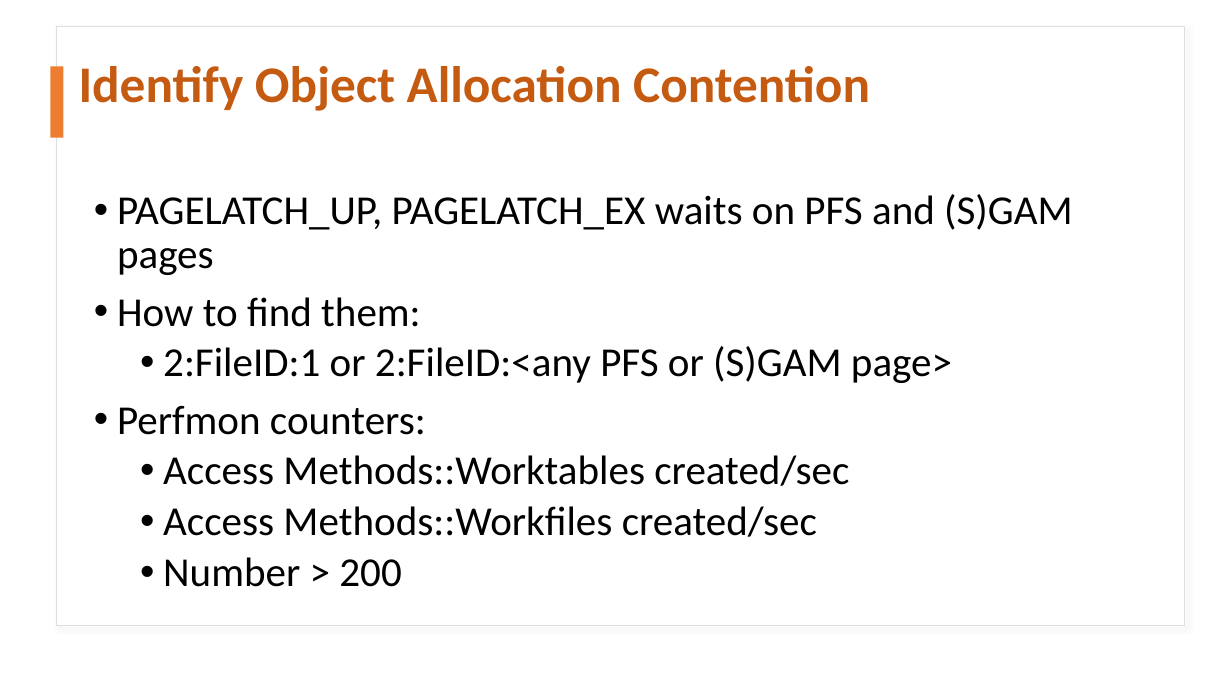
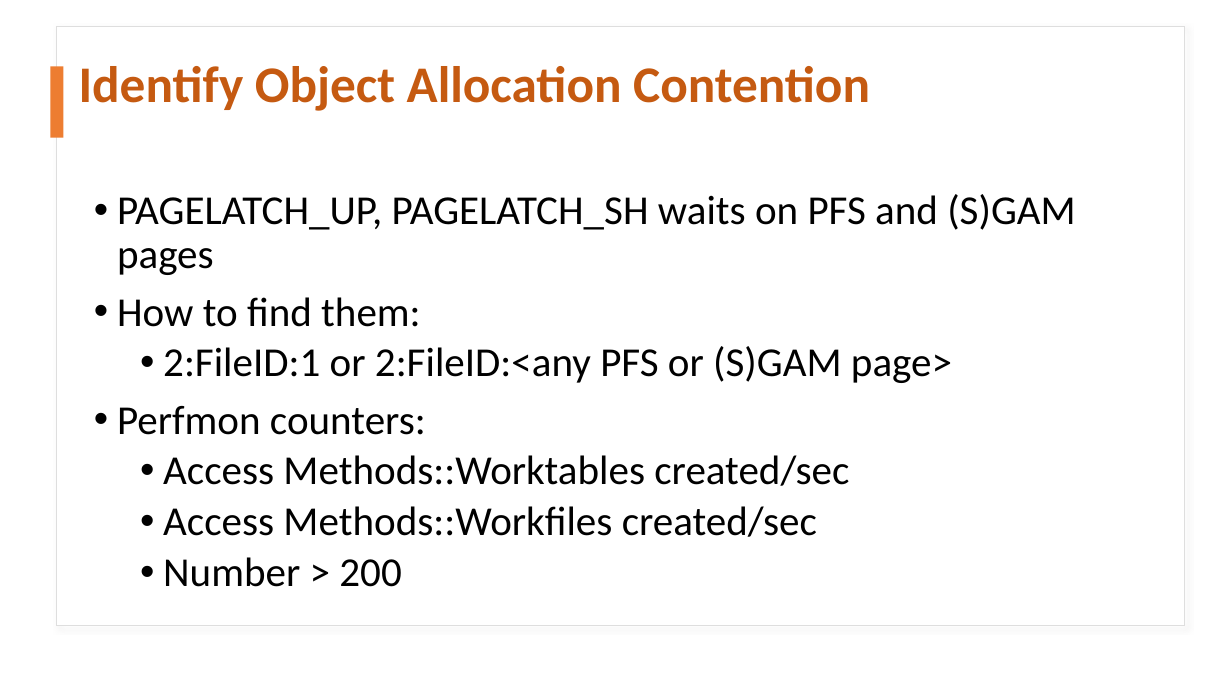
Before and after one commit to haripriyasb/tempdb, a slide deck: slide 16 of TEMPDB CONTENTION.pptx. Drawn at 1232x693 pixels with LibreOffice and Linux fonts; fonts in the diff are those of the drawing. Boxes give left, top, right and bottom in pixels: in the first picture for what was removed or moved away, otherwise in the second. Text is boxed around its words. In the diff, an @@ line names an element or a change of style, - is before the commit and + after.

```diff
--- a/TEMPDB CONTENTION.pptx
+++ b/TEMPDB CONTENTION.pptx
@@ text at (117, 194, 1075, 275): text changed @@
-• PAGELATCH_UP, PAGELATCH_EX waits on PFS and (S)GAM pages
+• PAGELATCH_UP, PAGELATCH_SH waits on PFS and (S)GAM pages
```
Also in this commit, not shown: 7 other slides changed, 1 other file.
